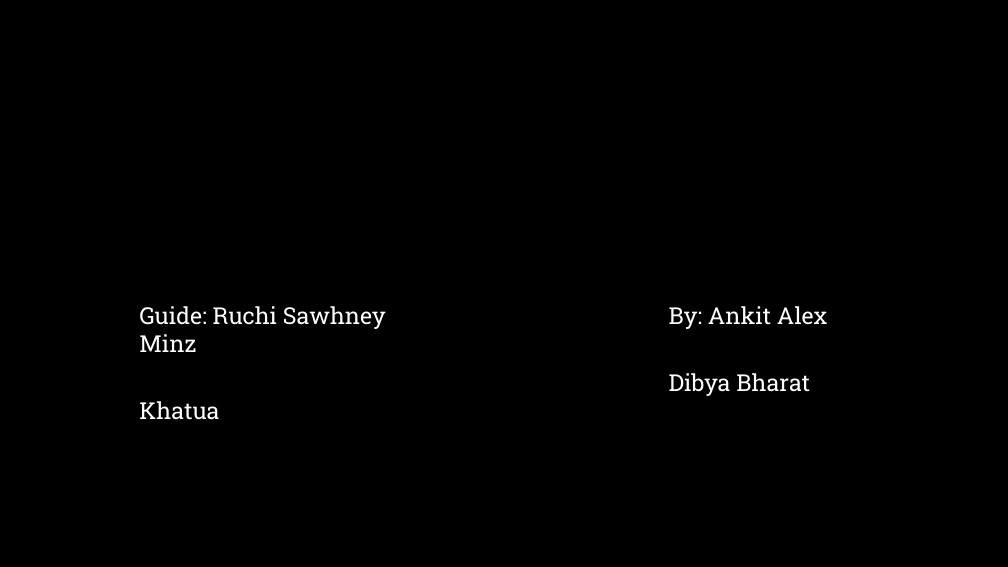
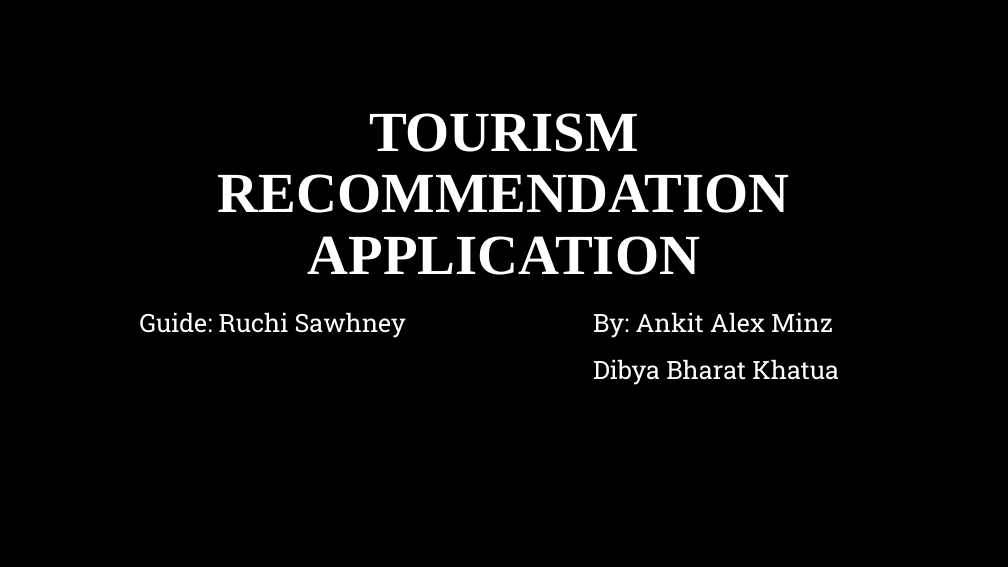
Before and after one commit to Dibya-Bharat/Major_project, a slide deck: slide 1 of Report/Tourism Recommendation Application.pptx. Drawn at 1008x567 pixels with LibreOffice and Linux fonts; fonts in the diff are those of the drawing; background and template pictures are left out. Boxes give left, top, right and bottom in pixels: in the first picture for what was removed or moved away, otherwise in the second. Text is boxed around its words. In the diff, an @@ line names an element or a change of style, - is before the commit and + after.

```diff
--- a/Report/Tourism Recommendation Application.pptx
+++ b/Report/Tourism Recommendation Application.pptx
@@ title "TOURISM RECOMMENDATION APPLICATION" at [218,113,790,275]: text colour #000000 to #FFFFFF @@
@@ subtitle "Guide: Ruchi Sawhney By: Ankit ..." at [139,312,839,385]: size 22.2 to 24 pt; line spacing 1 to 1.2 @@
```
Also in this commit, not shown: 5 other slides changed.
